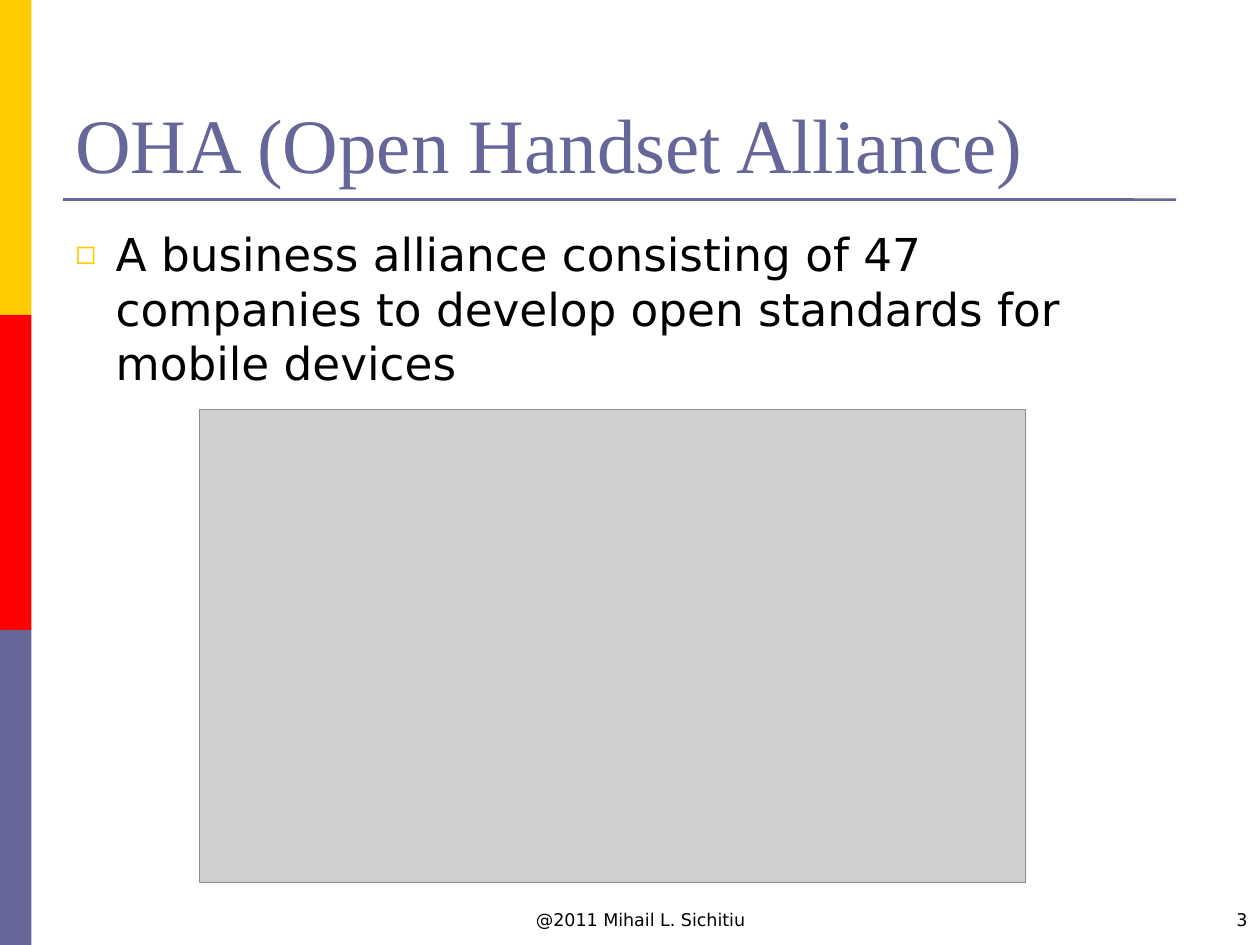
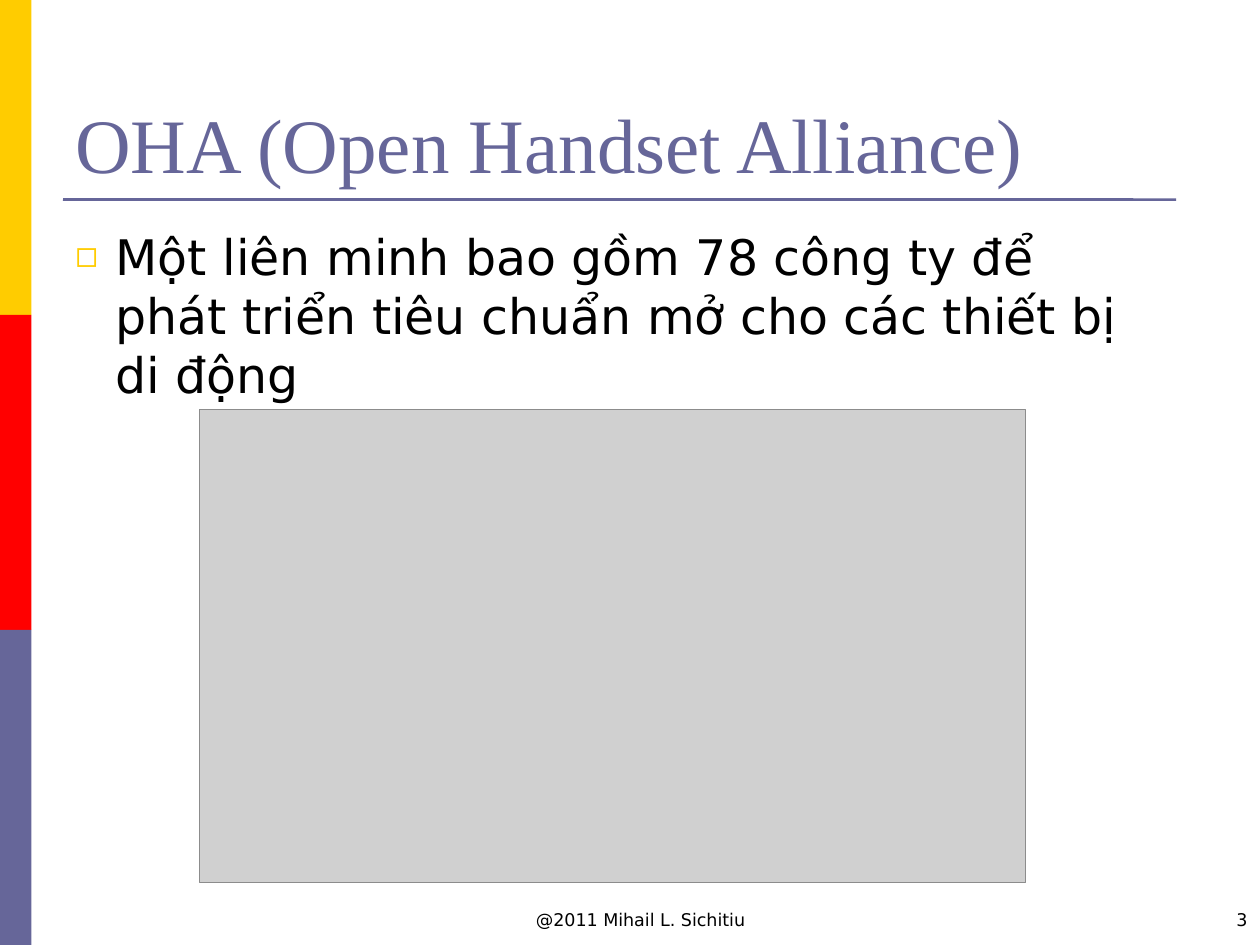
Before and after one commit to hungdien/google-map-api-and-map-on-android, a slide deck: slide 3 of Reports/Presentation.ppt. Drawn at 1260x945 pixels with LibreOffice and Linux fonts; fonts in the diff are those of the drawing; grey boxes stand for pictures; background and template pictures are left out. Boxes give left, top, right and bottom in pixels: in the first picture for what was removed or moved away, otherwise in the second. Text is boxed around its words. In the diff, an @@ line names an element or a change of style, - is before the commit and + after.

```diff
--- a/Reports/Presentation.ppt
+++ b/Reports/Presentation.ppt
@@ text at (116,235,1117,404): text changed; size 25.9 to 28 pt @@
-◻ A business alliance consisting of 47 companies to develop open standards for mobile devices
+◻ Một liên minh bao gồm 78 công ty để phát triển tiêu chuẩn mở cho các thiết bị di động
```
Also in this commit, not shown: 3 other slides changed, 2 slides added, 11 slides removed.
